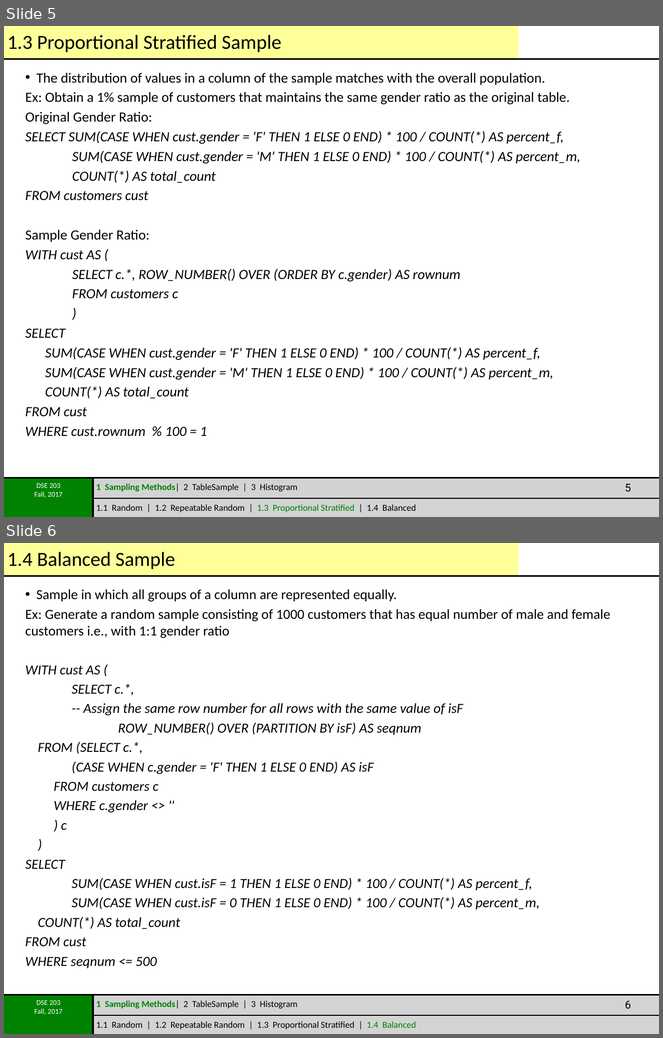
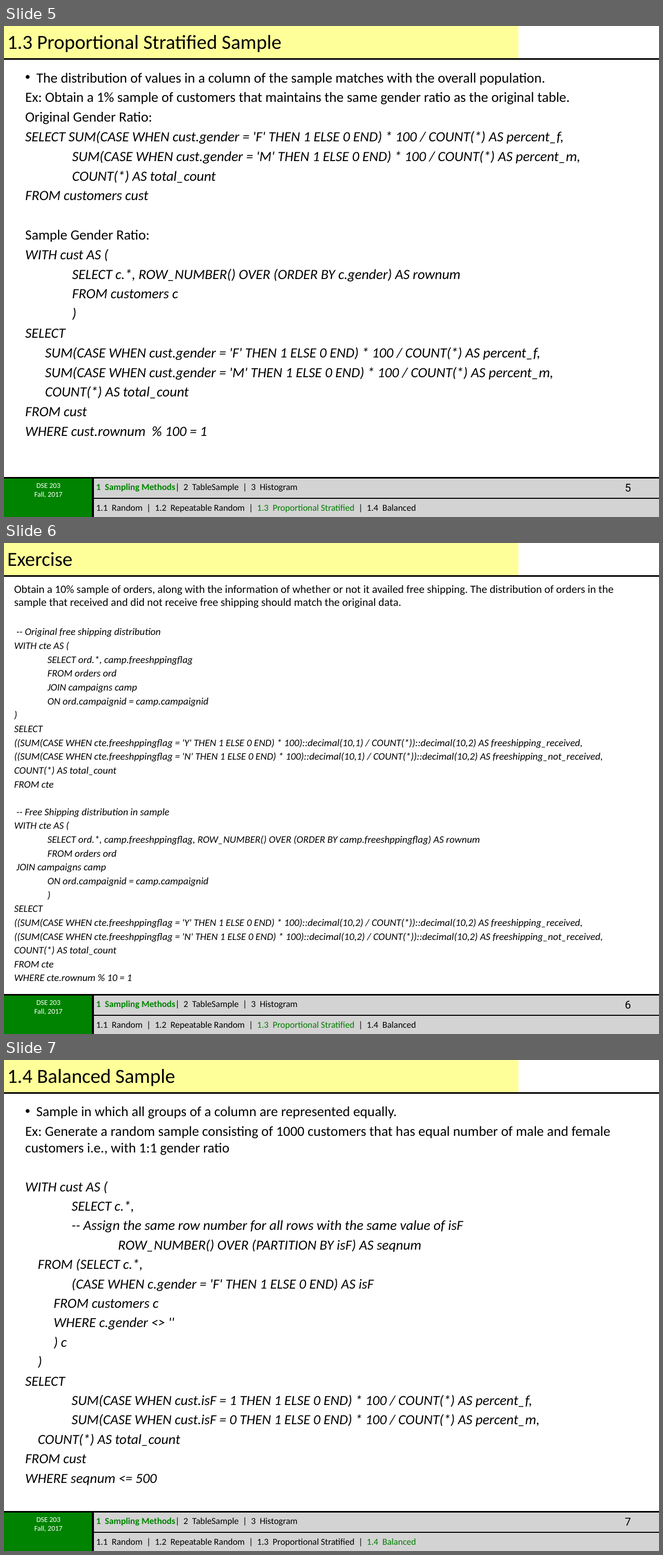
Before and after one commit to afcarl/2017FA-DSE203, a slide deck: Lectures/Lecture_1/HandsOn/BasicSQLForAnalytics.pptx. Shown one above the other, each under a label of ours: slides 5 and 6 before the commit, slides 5, 6 and 7 after it. The pictures are 663x1038 and 663x1555 pixels, drawn with LibreOffice and Linux fonts; fonts in the diff are those of the drawing; background and template pictures are left out. Boxes give left, top, right and bottom in pixels: in the first picture for what was removed or moved away, otherwise in the second. Text is boxed around its words. In the diff, an @@ line names an element or a change of style, - is before the commit and + after.

Commit message:
SQL for analytics - exercises with solutions

```diff
--- a/Lectures/Lecture_1/HandsOn/BasicSQLForAnalytics.pptx
+++ b/Lectures/Lecture_1/HandsOn/BasicSQLForAnalytics.pptx
@@ slide 6 added at box(4, 543, 659, 1034), background #FFFFFF; not listed: 10 template elements that a slide beside it also shows @@
@@ title added at box(7, 552, 72, 566), 22 pt, text #000000 @@
+Exercise
@@ text added at box(14, 585, 614, 981), 11 pt, text #000000, italic @@
+Obtain a 10% sample of orders, along with the information of whether or not it availed free shipping. The distribution of orders in the sample that received and did not receive free shipping should match the original data.
+-- Original free shipping distribution
+WITH cte AS (
+SELECT ord.*, camp.freeshppingflag
+FROM orders ord
+JOIN campaigns camp
+ON ord.campaignid = camp.campaignid
+)
+SELECT
+((SUM(CASE WHEN cte.freeshppingflag = 'Y' THEN 1 ELSE 0 END) * 100)::decimal(10,1) / COUNT(*))::decimal(10,2) AS freeshipping_received,
+((SUM(CASE WHEN cte.freeshppingflag = 'N' THEN 1 ELSE 0 END) * 100)::decimal(10,1) / COUNT(*))::decimal(10,2) AS freeshipping_not_received,
+COUNT(*) AS total_count
+FROM cte
+-- Free Shipping distribution in sample
+WITH cte AS (
+SELECT ord.*, camp.freeshppingflag, ROW_NUMBER() OVER (ORDER BY camp.freeshppingflag) AS rownum
+FROM orders ord
+JOIN campaigns camp
+ON ord.campaignid = camp.campaignid
+)
+SELECT
+((SUM(CASE WHEN cte.freeshppingflag = 'Y' THEN 1 ELSE 0 END) * 100)::decimal(10,2) / COUNT(*))::decimal(10,2) AS freeshipping_received,
+((SUM(CASE WHEN cte.freeshppingflag = 'N' THEN 1 ELSE 0 END) * 100)::decimal(10,2) / COUNT(*))::decimal(10,2) AS freeshipping_not_received,
+COUNT(*) AS total_count
+FROM cte
+WHERE cte.rownum % 10 = 1
@@ page number added at box(625, 1001, 631, 1009), 12 pt, text #000000 @@
+6
@@ what was slide 6 is now slide 7 @@
@@ page number at box(625, 1518, 631, 1526): text changed @@
-6
+7
```
Also in this commit, not shown: 1 slide changed, 4 other slides added.
